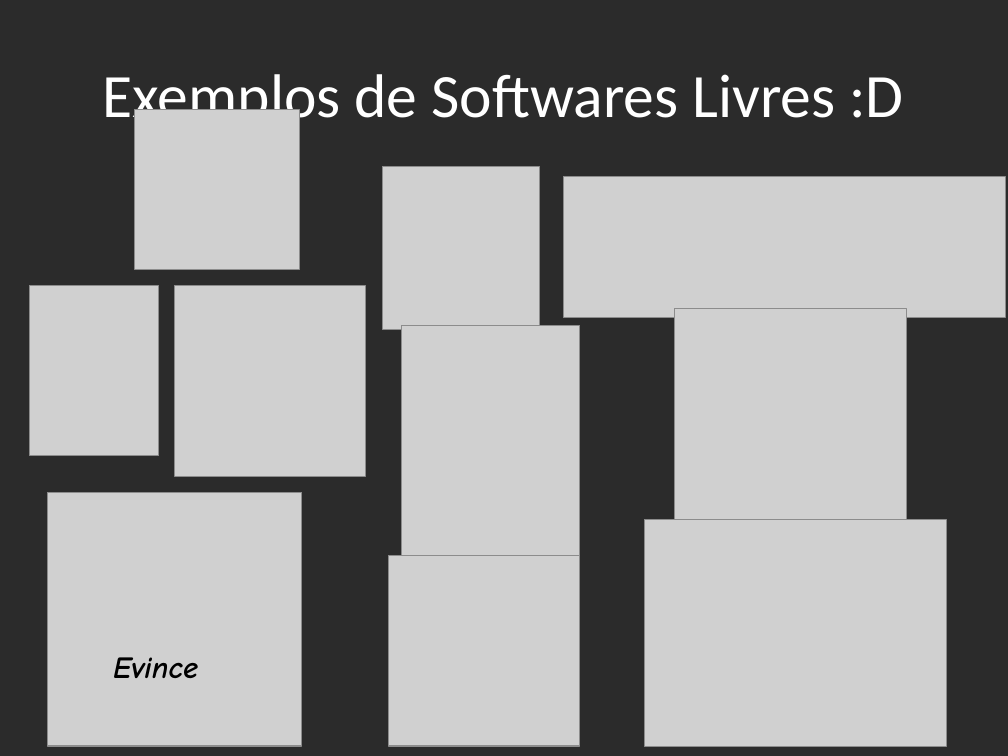
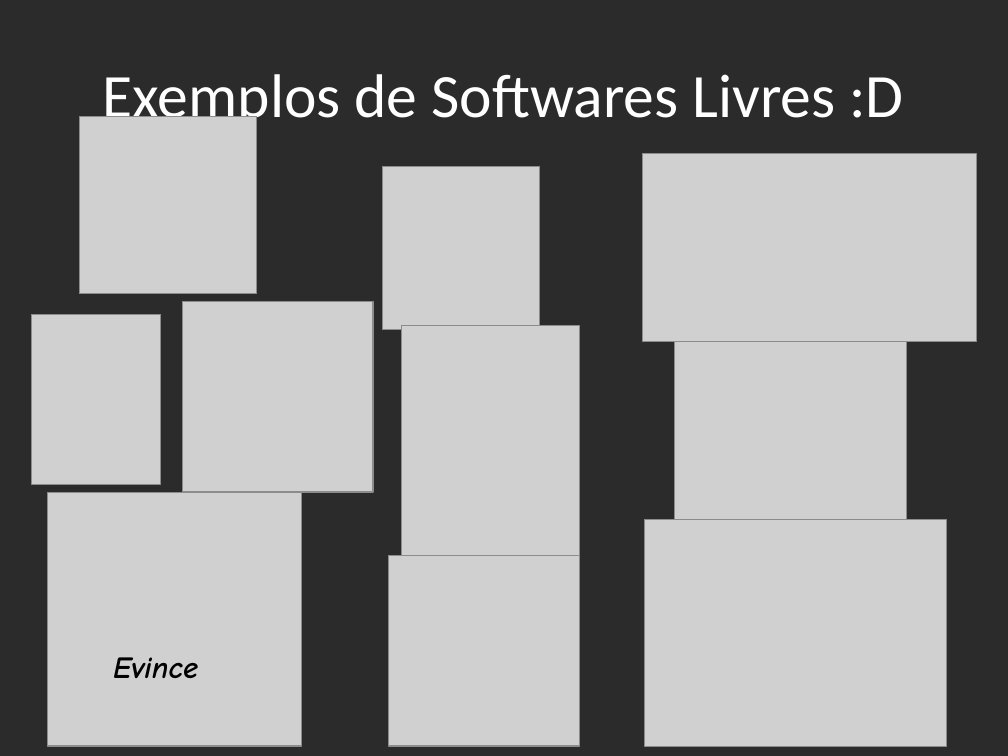
Before and after one commit to Doginnn/expotec2020, a slide deck: slide 8 of palestras/Expotec_2020_Mudando para o SL.odp. Drawn at 1008x756 pixels with LibreOffice and Linux fonts; fonts in the diff are those of the drawing; grey boxes stand for pictures; background and template pictures are left out; a plain dark background stands for a picture behind light text. Boxes give left, top, right and bottom in pixels: in the first picture for what was removed or moved away, otherwise in the second. Text is boxed around its words. In the diff, an @@ line names an element or a change of style, - is before the commit and + after.

```diff
--- a/palestras/Expotec_2020_Mudando para o SL.odp
+++ b/palestras/Expotec_2020_Mudando para o SL.odp
@@ picture: place and size @@
-picture at [135, 109, 299, 269]
+picture at [80, 117, 257, 294]
@@ picture: place and size @@
-picture at [563, 176, 1005, 318]
+picture at [643, 154, 977, 342]
@@ picture: place and size @@
-picture at [29, 285, 158, 456]
+picture at [31, 314, 160, 485]
@@ picture: place and size @@
-picture at [174, 285, 365, 476]
+picture at [182, 301, 373, 492]
```
Also in this commit, not shown: 5 other slides changed.
